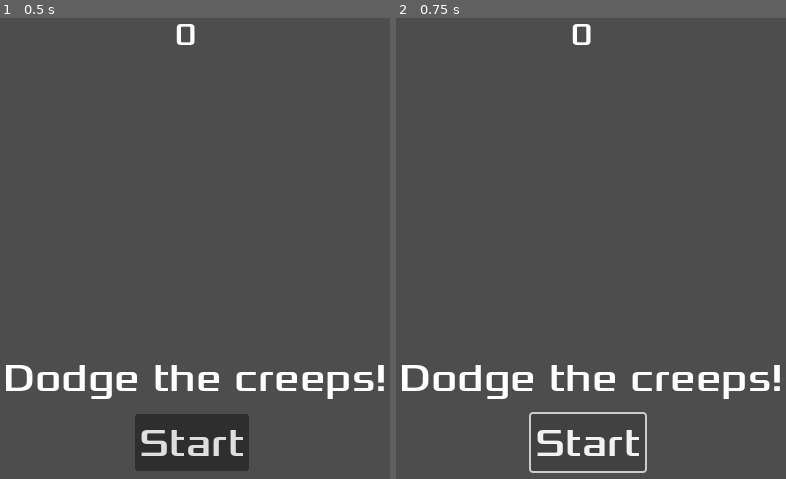
Above: before the commit, frames 1-2 (left to right).
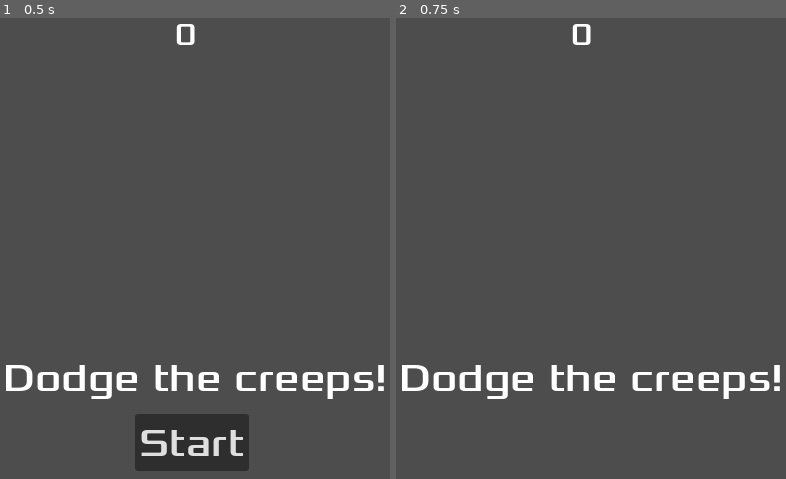
Above: after the commit, the same moments.

Repository: Ricardo-Macias/Simulacion_por_Computadora
Game: Godot game, scene res://hud.tscn
Same seed, same stepped clock (60 frames per second), same inputs: the game is played once before the commit and once after it. This scene is started directly instead of the project's main scene.
Inputs:
- Up to frame 1 (0.5 s): no input
- Up to frame 2 (0.75 s): click "Start" at 0.5 s

Frame 1 is identical in both runs. In frame 2, 1.0% of the frame differs, in the area x 34-65%, y 85-99%.

Commit message:
feat: agregar script de hub

Diff:
--- /dev/null
+++ b/primer_juego_2d/hud.gd
@@ -0,0 +1,31 @@
+extends CanvasLayer
+
+signal start_game
+
+func show_message(text):
+	$Message.text = text
+	$Message.show()
+	$MessageTimer.start()
+
+func show_game_over():
+	show_message("Game Over")
+	await $MessageTimer.timeout
+
+	$Message.text = "Dodge the Creeps!"
+	$Message.show()
+
+	await get_tree().create_timer(1.0).timeout
+	$StartButton.show()
+
+func update_score(score):
+	$ScoreLabel.text = str(score)
+
+
+
+func _on_message_timer_timeout():
+	$Message.hide()
+
+
+func _on_start_button_pressed():
+	$StartButton.hide()
+	start_game.emit()
--- a/primer_juego_2d/hud.tscn
+++ b/primer_juego_2d/hud.tscn
@@ -1,8 +1,10 @@
-[gd_scene load_steps=2 format=3 uid="uid://kwr4ftunyt67"]
+[gd_scene load_steps=3 format=3 uid="uid://kwr4ftunyt67"]
 
 [ext_resource type="FontFile" uid="uid://ft7cmirpqpqs" path="res://Xolonium-Regular.ttf" id="1_bq73n"]
+[ext_resource type="Script" path="res://hud.gd" id="1_edb4v"]
 
 [node name="HUD" type="CanvasLayer"]
+script = ExtResource("1_edb4v")
 
 [node name="ScoreLabel" type="Label" parent="."]
 anchors_preset = 5
@@ -49,3 +51,6 @@
 text = "Start"
 
 [node name="MessageTimer" type="Timer" parent="."]
+
+[connection signal="pressed" from="StartButton" to="." method="_on_start_button_pressed"]
+[connection signal="timeout" from="MessageTimer" to="." method="_on_message_timer_timeout"]
